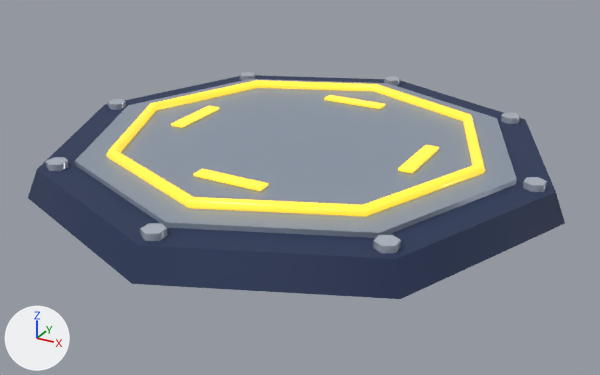
The glTF model game/assets/structures/socket_trap_empty.glb as it was, and as the next commit left it.
Rendered twice from a 50 mm lens placed at (1.64, -2.98, 1.4), pointed at (0.03, -0.06, -0.06). Lighting does not change. The marker at lower left points along +X, +Y and +Z. The older version comes first. Where no turn or scale is listed for an object, it has been applied to the vertices. Vertices at exactly the same position are counted once.

In view in the first picture: 'socket_trap_empty_bolts_0', 'socket_trap_empty_bolts_1', 'socket_trap_empty_bolts_2', 'socket_trap_empty_bolts_3', 'socket_trap_empty_bolts_4', 'socket_trap_empty_bolts_5', 'socket_trap_empty_bolts_6', 'socket_trap_empty_bolts_7', 'socket_trap_empty_inlay', 'socket_trap_empty_plate', 'socket_trap_empty_ring', 'socket_trap_empty_tick0', 'socket_trap_empty_tick1' and 2 more.
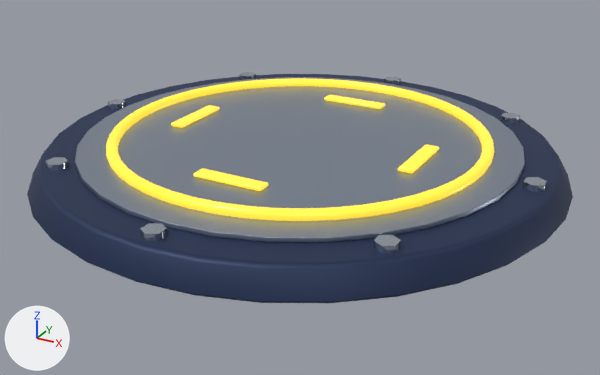
What differs and where, as boxes [x1, y1, x2, y2] in the pictures (600 x 375 px):
'socket_trap_empty_inlay', surface changed, reshaped
    before: [75, 79, 517, 238]
    after: [75, 77, 525, 243]
'socket_trap_empty_plate', reshaped
    before: [28, 75, 565, 299]
    after: [27, 74, 573, 303]
'socket_trap_empty_ring', reshaped
    before: [106, 80, 485, 217]
    after: [106, 78, 494, 221]
'socket_trap_empty_bolts_1', surface changed (darker)
    both: [373, 235, 401, 253]
'socket_trap_empty_bolts_2', surface changed (darker)
    both: [140, 223, 167, 241]
'socket_trap_empty_bolts_0', surface changed (darker)
    both: [523, 177, 547, 192]
'socket_trap_empty_bolts_3', surface changed (darker)
    both: [46, 157, 69, 171]
'socket_trap_empty_bolts_7', surface changed (darker)
    both: [500, 113, 520, 124]
'socket_trap_empty_bolts_4', surface changed (darker)
    both: [108, 99, 126, 110]
'socket_trap_empty_bolts_6', surface changed
    both: [384, 76, 401, 85]
'socket_trap_empty_bolts_5', surface changed
    both: [239, 72, 256, 80]
part 2 of me_mesh_1, added
    after: [75, 77, 525, 243]
part 3 of me_mesh_3, reshaped
    before: [106, 105, 482, 215]
    after: [106, 78, 494, 221]

The change, as a list of edits to the scene's bpy script:
```text
Change mat_steel_plate:
    mat_steel_plate.metallic: 0.34 -> 0.8
    mat_steel_plate.roughness: 0.48 -> 0.38
Change mat_chrome:
    mat_chrome.metallic: 0.4 -> 0.95
Change me_mesh_0:
    used by ob_socket_trap_empty_plate; location = (0.0, 0.0, 0.06)
    remove me_mesh_0.from_pydata(...)  # 20 vertices, 32 faces; spans x -1.15..1.15, y -1.15..1.15, z -0.06..0.06
    add me_mesh_0.from_pydata(...)  # 134 vertices, 256 faces; spans x -1.15..1.15, y -1.15..1.15, z -0.06..0.06
    me_mesh_0 part 1: 18 vertices removed from x -1.15..1.15, y -1.15..1.15, z -0.06..0.06; 132 vertices added at x -1.15..1.15, y -1.15..1.15, z -0.06..0.06
Change me_mesh_1:
    used by ob_socket_trap_empty_inlay; location = (0.0, 0.0, 0.13)
    remove me_mesh_1.from_pydata(...)  # 20 vertices, 32 faces; spans x -0.95..0.95, y -0.95..0.95, z -0.01..0.01
    add me_mesh_1.from_pydata(...)  # 134 vertices, 256 faces; spans x -0.95..0.95, y -0.95..0.95, z -0.01..0.01
    me_mesh_1 part 2: 114 vertices added at x -0.95..0.95, y -0.95..0.95, z -0.01..0.01
Change me_mesh_3:
    used by ob_socket_trap_empty_ring; location = (0.0, 0.0, 0.15)
    remove me_mesh_3.from_pydata(...)  # 63 vertices, 96 faces; spans x -0.82..0.82, y -0.83..0.83, z -0.02..0.02
    add me_mesh_3.from_pydata(...)  # 637 vertices, 1152 faces; spans x -0.82..0.82, y -0.83..0.83, z -0.03..0.03
    me_mesh_3 part 3: 2 vertices moved within x -0.57..0.57, y -0.57, z 0.02; 574 vertices added at x -0.82..0.82, y -0.82..0.82, z -0.03..0.03
```
